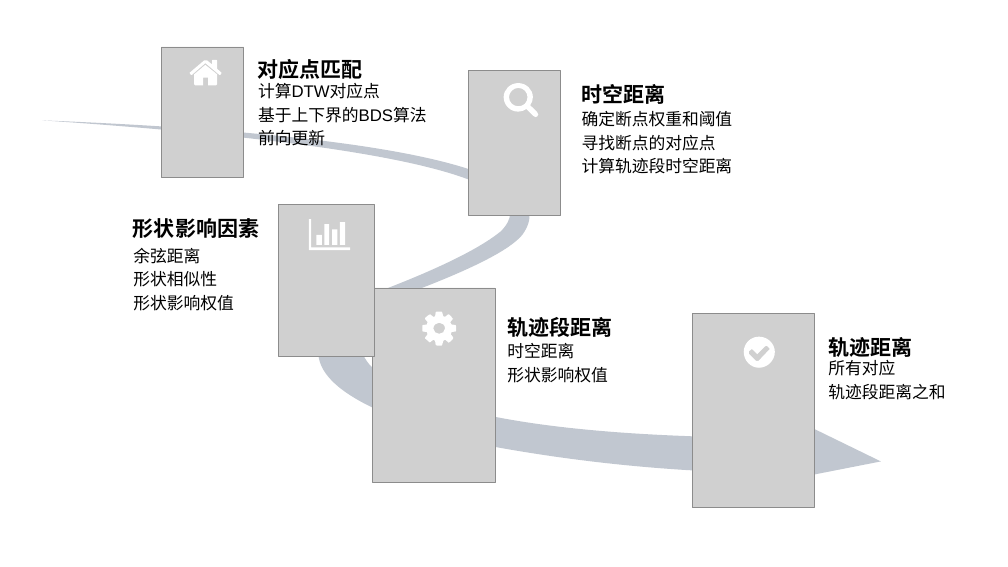
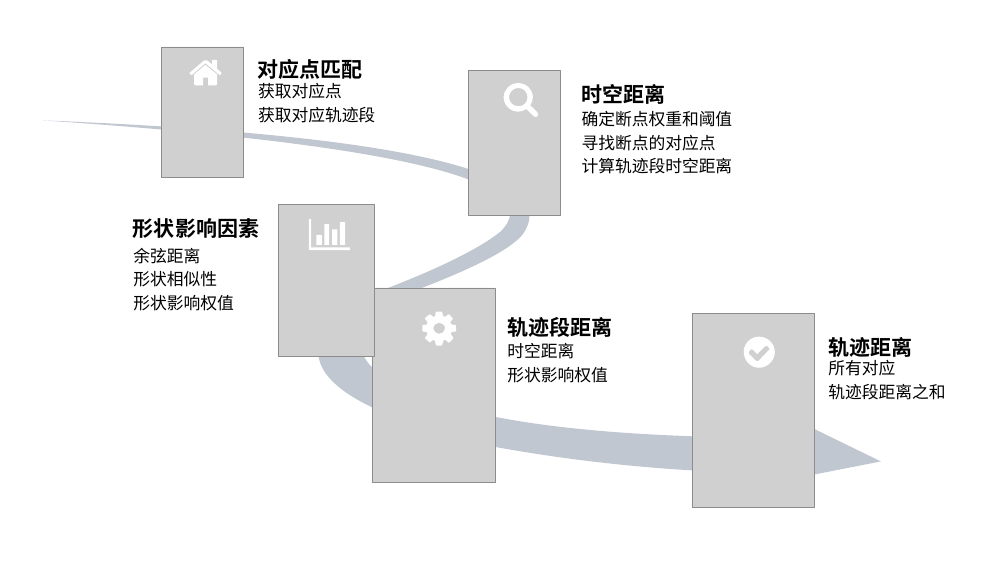
Before and after one commit to dingguangwei/biyelunwen, a slide deck: slide 14 of 素材-答辩.pptx. Drawn at 1008x567 pixels with LibreOffice and Linux fonts; fonts in the diff are those of the drawing; grey boxes stand for pictures. Boxes give left, top, right and bottom in pixels: in the first picture for what was removed or moved away, otherwise in the second. Text is boxed around its words. In the diff, an @@ line names an element or a change of style, - is before the commit and + after.

```diff
--- a/素材-答辩.pptx
+++ b/素材-答辩.pptx
@@ text at (258, 83, 375, 123): text changed @@
-计算DTW对应点
-基于上下界的BDS算法
-前向更新
+获取对应点
+获取对应轨迹段
```
Also in this commit, not shown: 7 other files.
